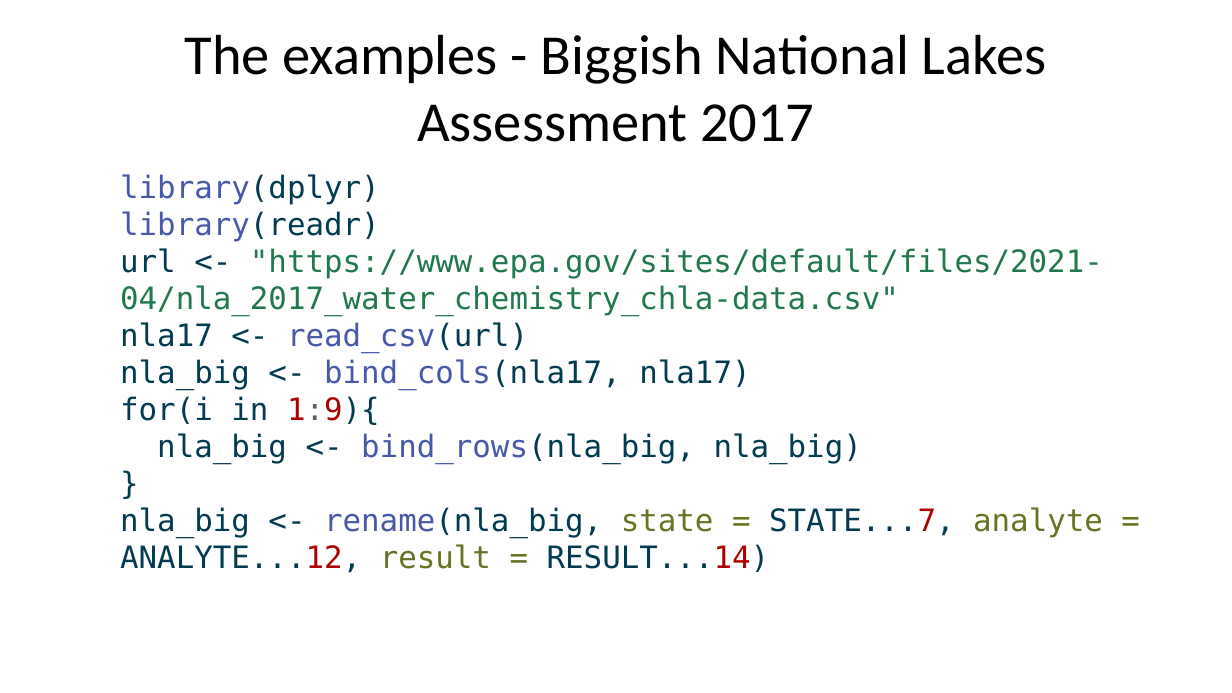
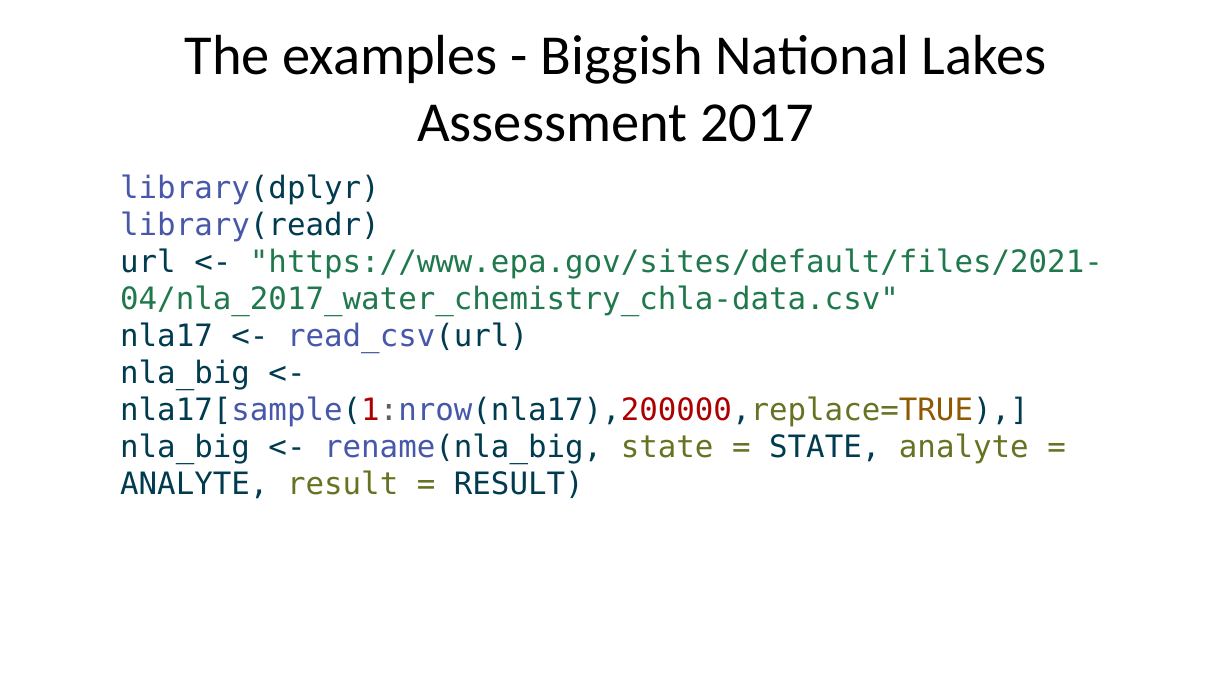
Before and after one commit to USEPA/biggish_data_r, a slide deck: slide 4 of presentation/biggish_data.pptx. Drawn at 1232x693 pixels with LibreOffice and Linux fonts; fonts in the diff are those of the drawing. Boxes give left, top, right and bottom in pixels: in the first picture for what was removed or moved away, otherwise in the second. Text is boxed around its words. In the diff, an @@ line names an element or a change of style, - is before the commit and + after.

```diff
--- a/presentation/biggish_data.pptx
+++ b/presentation/biggish_data.pptx
@@ text at <box>120,174,1103,499</box>: text changed @@
-library(dplyr)
-library(readr)
-url <- "https://www.epa.gov/sites/default/files/2021-04/nla_2017_water_chemistry_chla-data.csv"
-nla17 <- read_csv(url)
-nla_big <- bind_cols(nla17, nla17)
-for(i in 1:9){
-nla_big <- bind_rows(nla_big, nla_big)
-}
-nla_big <- rename(nla_big, state = STATE...7, analyte = ANALYTE...12, result = RESULT...14)
+library(dplyr)
+library(readr)
+url <- "https://www.epa.gov/sites/default/files/2021-04/nla_2017_water_chemistry_chla-data.csv"
+nla17 <- read_csv(url)
+nla_big <- nla17[sample(1:nrow(nla17),200000,replace=TRUE),]
+nla_big <- rename(nla_big, state = STATE, analyte = ANALYTE, result = RESULT)
```
Also in this commit, not shown: 21 other slides changed, 8 slides added, 7 slides removed, 3 other files.
